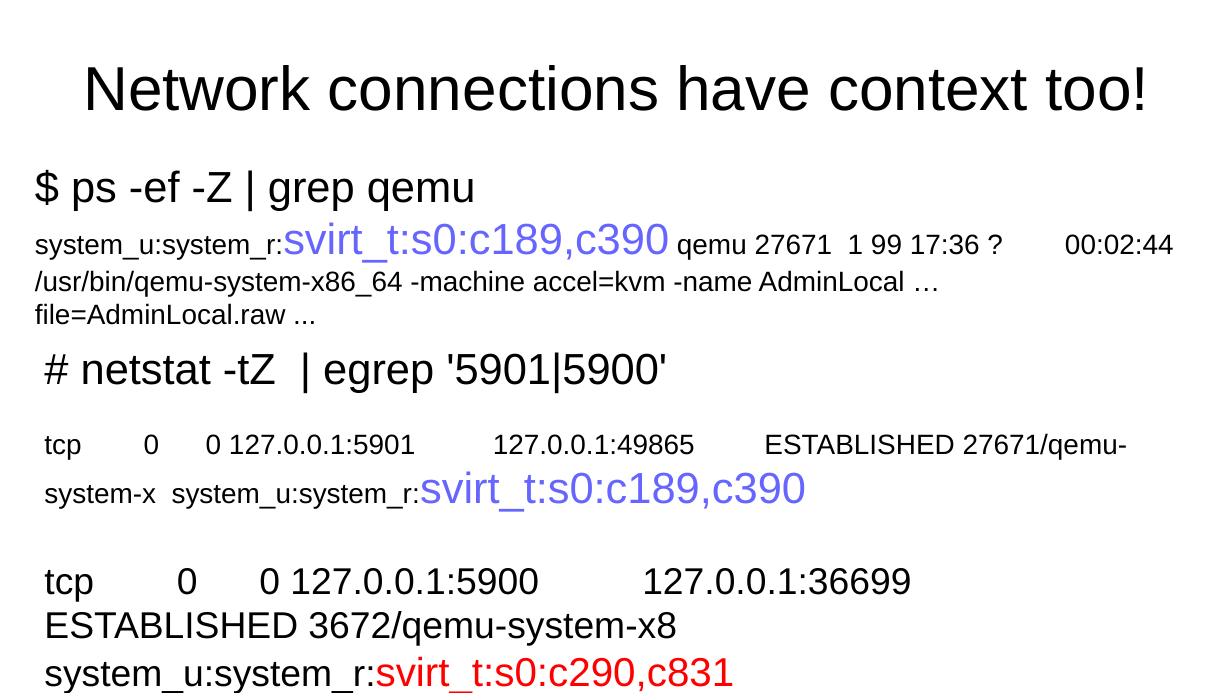
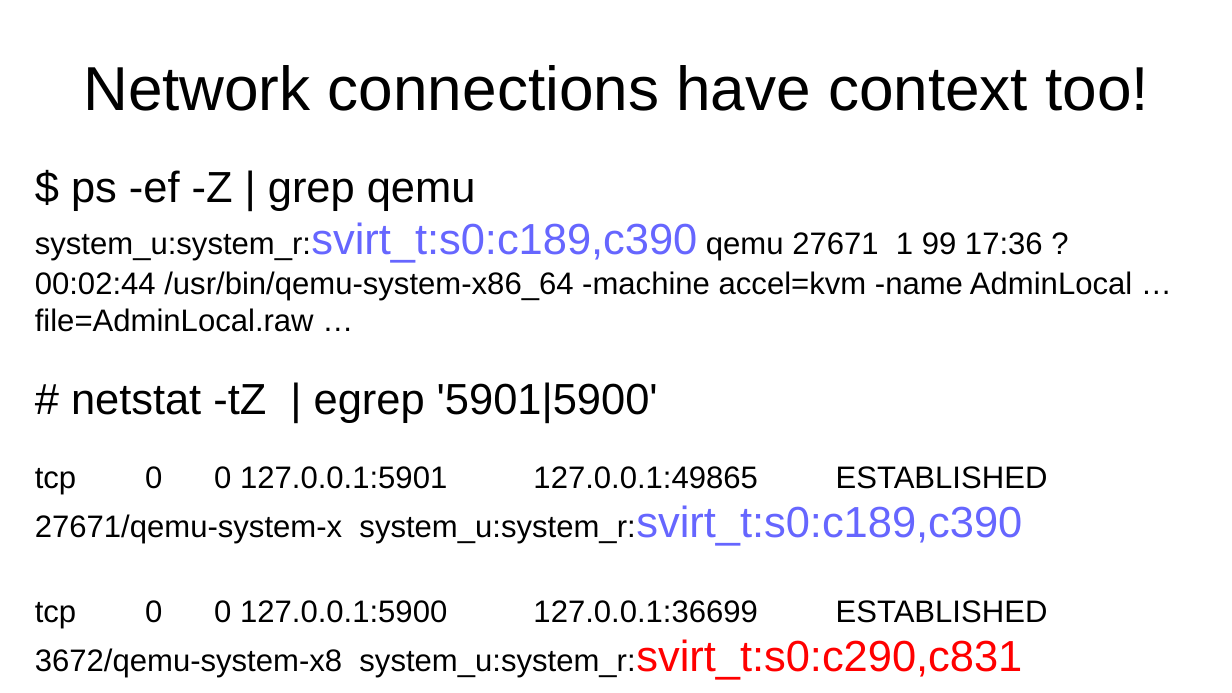
Before and after one commit to laubersm/LauberSolutions, a slide deck: slide 16 of SELinux/ItsAboutTheLabels-screen16-9.odp. Drawn at 1232x693 pixels with LibreOffice and Linux fonts; fonts in the diff are those of the drawing. Boxes give left, top, right and bottom in pixels: in the first picture for what was removed or moved away, otherwise in the second. Text is boxed around its words. In the diff, an @@ line names an element or a change of style, - is before the commit and + after.

Commit message:
formatting modifications

```diff
--- a/SELinux/ItsAboutTheLabels-screen16-9.odp
+++ b/SELinux/ItsAboutTheLabels-screen16-9.odp
@@ text "$ ps -ef -Z | ...": place and size @@
-text "$ ps -ef -Z | ..." at <box>44,352,1128,693</box>
+text "$ ps -ef -Z | ..." at <box>35,170,1132,680</box>
@@ text at <box>35,170,1132,332</box>: paragraphs added @@
+$ ps -ef -Z | grep qemu
+system_u:system_r:svirt_t:s0:c189,c390 qemu 27671 1 99 17:36 ? 00:02:44 /usr/bin/qemu-system-x86_64 -machine accel=kvm -name AdminLocal … file=AdminLocal.raw …
@@ text removed at <box>35,170,1174,325</box> @@
-$ ps -ef -Z | grep qemu
-system_u:system_r:svirt_t:s0:c189,c390 qemu 27671 1 99 17:36 ? 00:02:44 /usr/bin/qemu-system-x86_64 -machine accel=kvm -name AdminLocal … file=AdminLocal.raw ...
@@ text at <box>35,466,1048,680</box>: size 18 to 20 pt in "tcp 0 0 127.0.0.1:5901 127.0.0.1:49865 ESTABLISHED 27671/qem ..."; size 24 to 20 pt in "tcp 0 0 127.0.0.1:5900 127.0.0.1:36699 ESTABLISHED 3672/qemu ..."; size 26 to 28 pt in "system_u:system_r:svirt_t:s0:c290,c831" @@
```
Also in this commit, not shown: 9 other slides changed, 3 slides added.
